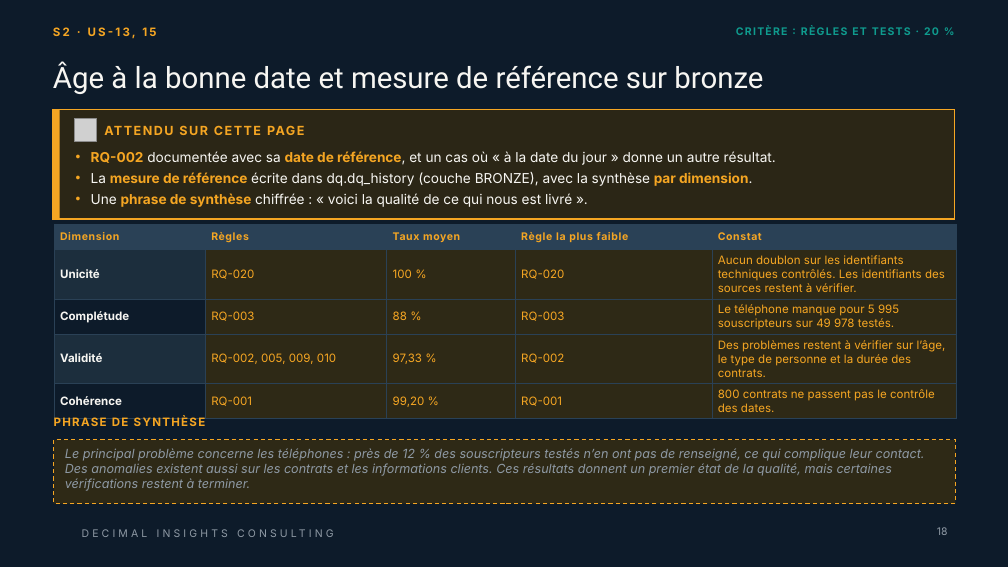
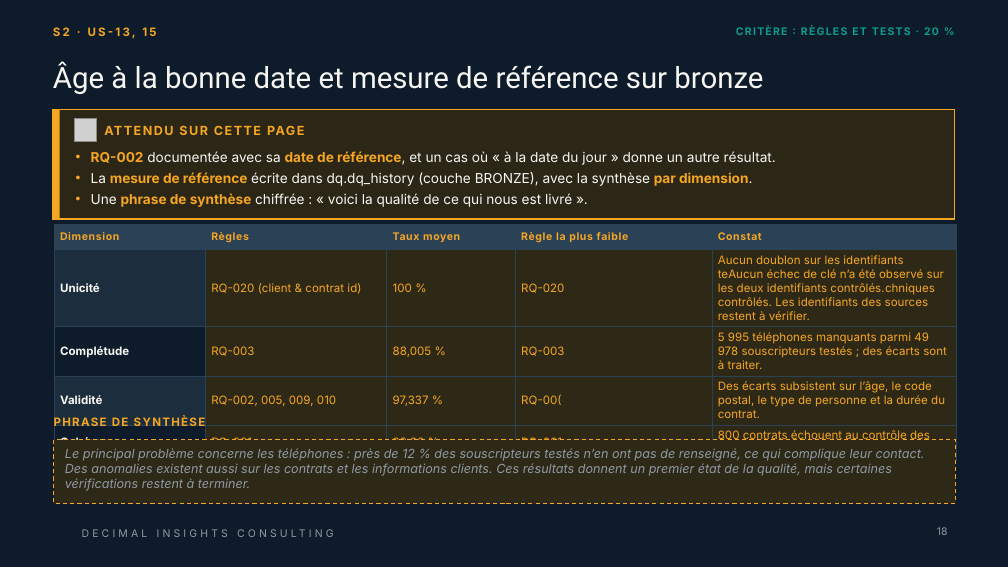
Before and after one commit to ruthabebeneg/td-qualite-g02, a slide deck: slide 18 of livrables/Livrable_Groupe_TD_AssurConnect.pptx. Drawn at 1008x567 pixels with LibreOffice and Linux fonts; fonts in the diff are those of the drawing; grey boxes stand for pictures; background and template pictures are left out. Boxes give left, top, right and bottom in pixels: in the first picture for what was removed or moved away, otherwise in the second. Text is boxed around its words. In the diff, an @@ line names an element or a change of style, - is before the commit and + after.

```diff
--- a/livrables/Livrable_Groupe_TD_AssurConnect.pptx
+++ b/livrables/Livrable_Groupe_TD_AssurConnect.pptx
@@ table at box(54, 225, 957, 461) @@
-row 2, column 2: RQ-020
+row 2, column 2: RQ-020 (client & contrat id)
-row 2, column 5: Aucun doublon sur les identifiants techniques contrôlés. Les identifiants des sources restent à vérifier.
+row 2, column 5: Aucun doublon sur les identifiants teAucun échec de clé n’a été observé sur les deux identifiants contrôlés.chniques contrôlés. Les identifiants des sources restent à vérifier.
-row 3, column 3: 88 %
+row 3, column 3: 88,005 %
-row 3, column 5: Le téléphone manque pour 5 995 souscripteurs sur 49 978 testés.
+row 3, column 5: 5 995 téléphones manquants parmi 49 978 souscripteurs testés ; des écarts sont à traiter.
-row 4: Validité | RQ-002, 005, 009, 010 | 97,33 % | RQ-002 | Des problèmes restent à vérifier sur l’âge, le type de personne et la durée des contrats.
+row 4: Validité | RQ-002, 005, 009, 010 | 97,337 % | RQ-00( | Des écarts subsistent sur l’âge, le code postal, le type de personne et la durée du contrat.
-row 5, column 5: 800 contrats ne passent pas le contrôle des dates.
+row 5, column 5: 800 contrats échouent au contrôle des dates.
```
Also in this commit, not shown: 6 other slides changed.
